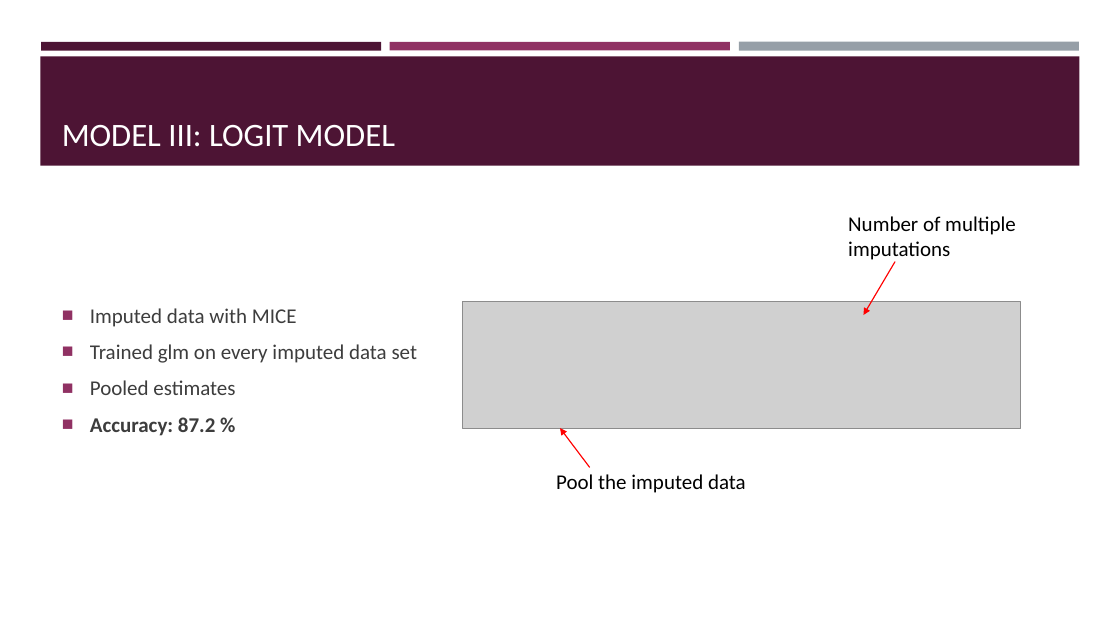
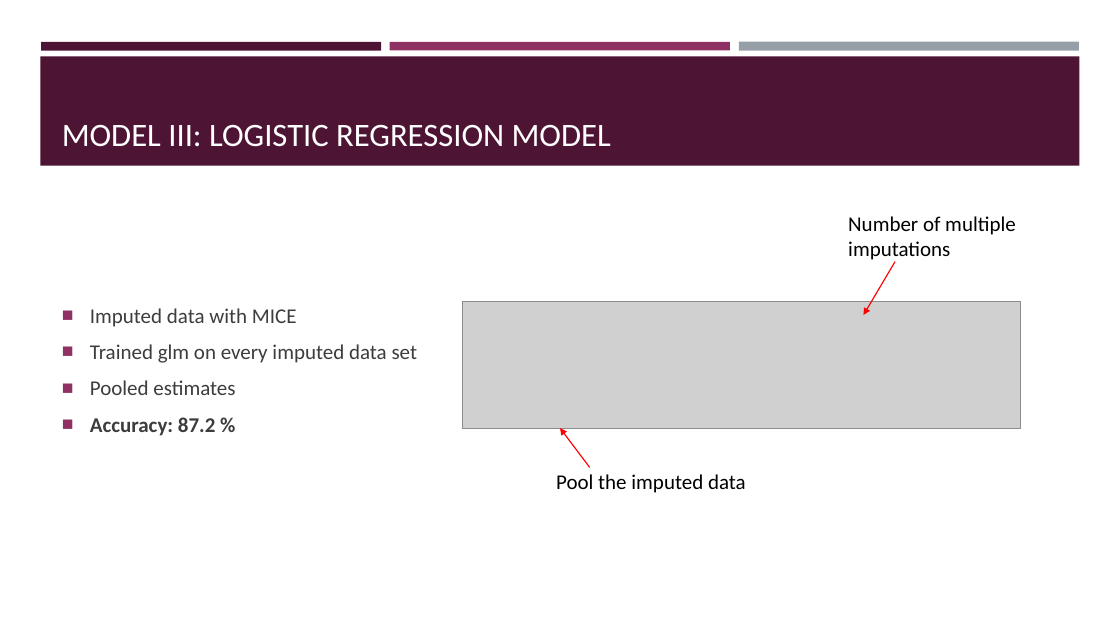
Before and after one commit to AlderCoder/Snow-finches, a slide deck: slide 12 of Final_Presentation_update.pptx (slide 11 before the commit). Drawn at 1120x630 pixels with LibreOffice and Linux fonts; fonts in the diff are those of the drawing; grey boxes stand for pictures. Boxes give left, top, right and bottom in pixels: in the first picture for what was removed or moved away, otherwise in the second. Text is boxed around its words. In the diff, an @@ line names an element or a change of style, - is before the commit and + after.

```diff
--- a/Final_Presentation_update.pptx
+++ b/Final_Presentation_update.pptx
@@ title at (x1=62, y1=124, x2=611, y2=147): text changed @@
-MODEL III: LOGIT MODEL
+MODEL III: LOGISTIC REGRESSION MODEL
```
Also in this commit, not shown: 7 other slides changed, 4 other files.
